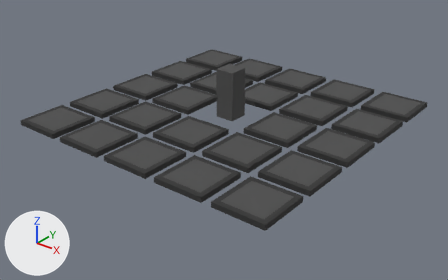
Renders of the FBX model unity_project/Paper Box/Assets/Models/Machines/Plate.fbx from each side of a commit.
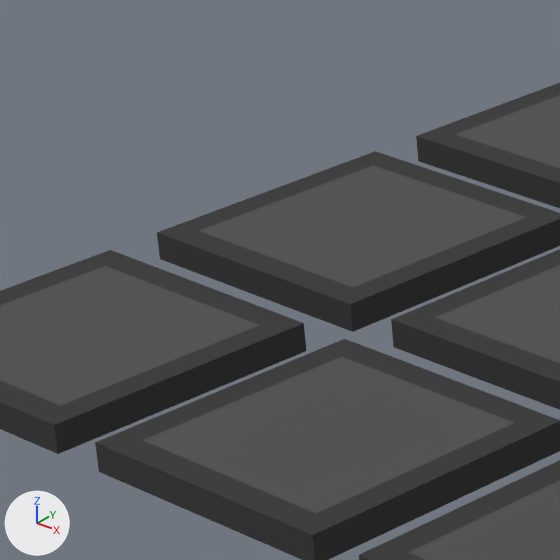
The first picture shows the older version from a 50 mm lens placed at (7.06, -9.03, 5.01), pointed at (0.22, -0.49, -0.29). The close-ups show both versions on the part from 10% to 31% of the width and 23% to 56% of the height of that picture; other places that the commit changed are outside them. The axes (+X, +Y, +Z) are drawn at lower left. The lights are the same throughout.

The scene before the commit, as lines of its bpy script (objects in view):
```python
me_cube_001 = bpy.data.meshes.new('Cube.001')
me_cube_001.from_pydata(...)  # 12 vertices, 10 faces; spans x -0.5..0.5, y -0.5..0.5, z 0.0..0.1
# faces by material slot: [2, 8]
me_cube_001.materials.append(mat_base)  # dark grey #4e4e4e
me_cube_001.materials.append(mat_base_dark)  # black #333333
ob_plate_2_4 = bpy.data.objects.new('Plate_2_4', me_cube_001)
ob_plate_2_4.parent = ob_plates
ob_plate_2_4.location = (-1.2, -1.2, 0.0)
ob_plate_2_5 = bpy.data.objects.new('Plate_2_5', me_cube_001)
ob_plate_2_5.parent = ob_plates
ob_plate_2_5.location = (-1.2, -2.4, 0.0)
ob_plate_3_5 = bpy.data.objects.new('Plate_3_5', me_cube_001)
ob_plate_3_5.parent = ob_plates
ob_plate_3_5.location = (0.0, -2.4, 0.0)
# also in view: 'Plate_1_4' at (-2.4, -1.2, 0.05); 'Plate_1_5' at (-2.4, -2.4, 0.05); 'Plate_1_3' at (-2.4, 0.0, 0.05)
```
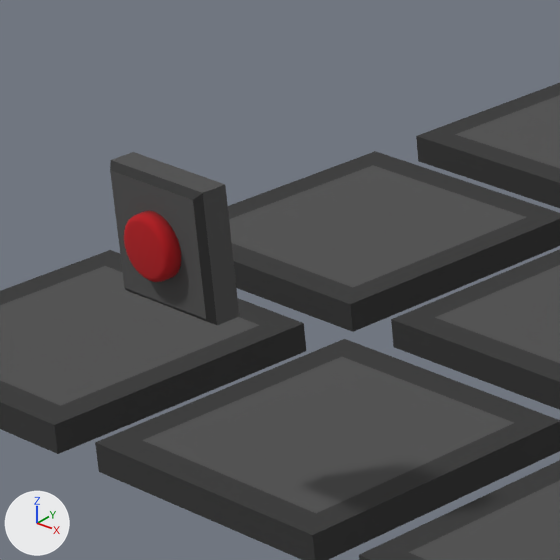
Edits to the bpy script that builds the scene:
```text
Add mat_red:
    mat_red = principled_material('Red')
    mat_red.base_color = (0.458, 0.00436, 0.0087)  # red #b40e17
    mat_red.roughness = 1.0
Add me_cube_003:
    me_cube_003.from_pydata([(-0.2, 0.0, -0.2), (-0.2, 0.0, 0.2), (0.2, 0.0, -0.2), (0.2, 0.0, 0.2), (-0.18, -0.1, -0.18), (-0.2, -0.08, -0.2), (-0.18, -0.1, 0.18), (-0.2, -0.08, 0.2), (0.18, -0.1, -0.18), (0.2, -0.08, -0.2), (0.18, -0.1, 0.18), (0.2, -0.08, 0.2)], [], [(10, 6, 4, 8), (3, 11, 9, 2), (0, 5, 7, 1), (1, 3, 2, 0), (1, 7, 11, 3), (4, 6, 7, 5), (6, 10, 11, 7), (10, 8, 9, 11), (8, 4, 5, 9), (2, 9, 5, 0)])
    for i in [*range(5, 9)]: me_cube_003.polygons[i].material_index = 1
    me_cube_003.materials.append(mat_base)  # dark grey #4e4e4e
    me_cube_003.materials.append(mat_base_dark)  # black #333333
Add me_cylinder:
    me_cylinder.from_pydata(...)  # 160 vertices, 130 faces; spans x -1.0..1.0, y -1.0..1.0, z 0.0..0.5
    me_cylinder.materials.append(mat_red)  # red #b40e17
Add ob_panelretry:
    ob_panelretry = bpy.data.objects.new('PanelRetry', me_cube_003)
    ob_panelretry.location = (-1.0, -3.0, 1.0)
Add ob_buttonretry:
    ob_buttonretry = bpy.data.objects.new('ButtonRetry', me_cylinder)
    ob_buttonretry.parent = ob_panelretry
    ob_buttonretry.location = (0.0, -0.1, 0.0)
    ob_buttonretry.rotation_euler = (1.571, 0.0, 0.0)  # degrees (90, 0, 0)
    ob_buttonretry.scale = (0.1, 0.1, 0.1)
```

What differs and where, as boxes [x1, y1, x2, y2] in the close-ups (560 x 560 px):
'PanelRetry', added (black): after [110, 152, 239, 325]
    faces in mat_base (dark grey #4e4e4e): [110, 152, 239, 325]
    faces in mat_base_dark (black #333333): [110, 160, 217, 325]
'ButtonRetry', added (red): after [124, 211, 181, 282]
